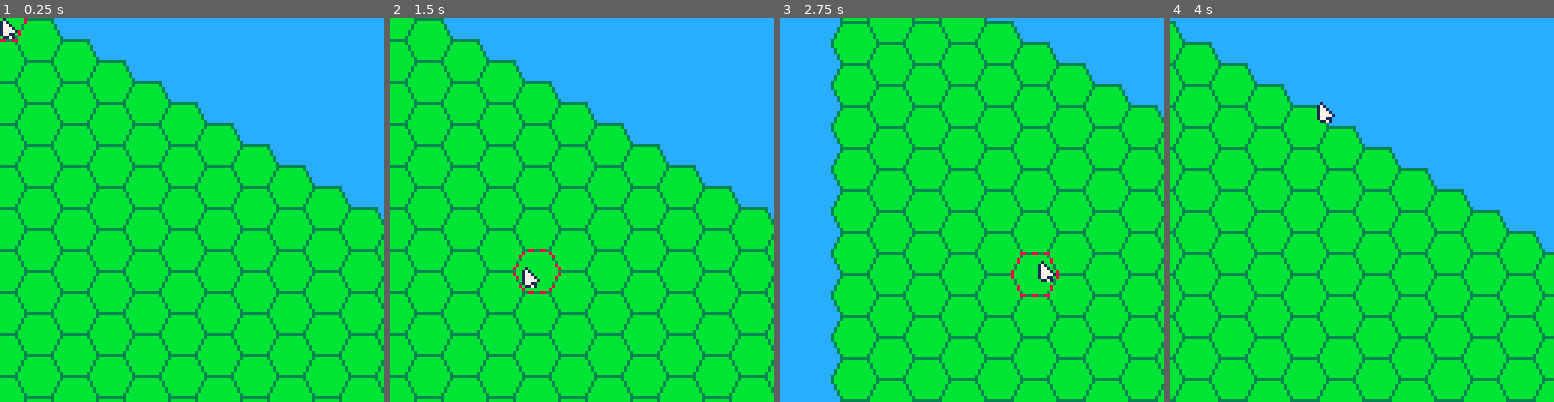
Above: before the commit, frames 1-4 (left to right).
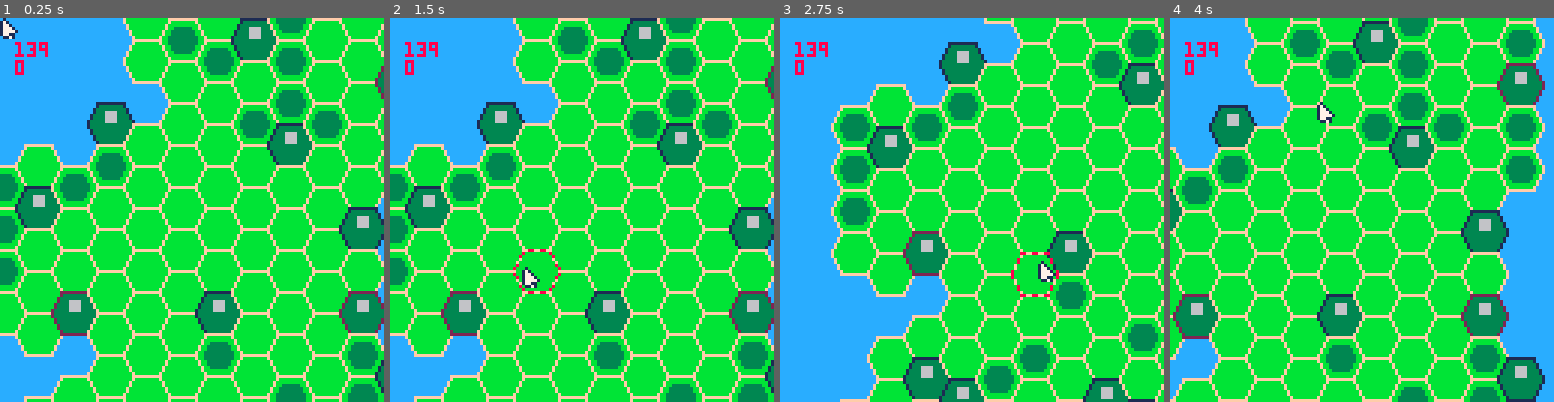
Above: after the commit, the same moments.

Repository: jan-Kulpas/pico8-hexgame
Game: PICO-8 cartridge hextest.p8
Same seed, same stepped clock (60 frames per second), same inputs: the game is played once before the commit and once after it.
Inputs (mouse positions are in pixels of both pictures, inside the frame that each line leads up to):
- Up to frame 1 (0.25 s): no input
- Up to frame 2 (1.5 s): click (459, 121) at 0.67 s; click (520, 267) at 1.22 s
- Up to frame 3 (2.75 s): click (975, 114) at 1.77 s; hold Left 1.97-2.37 s; click (1037, 259) at 2.32 s; hold Down from 2.42 s (still down)
- Up to frame 4 (4 s): release Down at 2.82 s; click (1492, 106) at 2.87 s; hold Right 2.87-3.53 s; click (1254, 256) at 3.42 s; hold Up from 3.58 s (still down); click (1315, 102) at 3.97 s

The runs differ from the first frame. In frame 1, 53% of the frame differs, in the area x 0-100%, y 0-100%; in frame 2, 53%; in frame 3, 38%; in frame 4, 54%.

Commit message:
Initial commits of the local versions

Diff:
--- a/hextest.p8
+++ b/hextest.p8
@@ -5,31 +5,27 @@
 	poke(0x5f2d, 1)
 	log("kurwa",true)
 	debug={}
-
+	tile_tex={1,3,5,7}
+	--map_tiles=split("1001001110111100111000111","")
+	map_tiles=split("000022210001132000001311101122220000211401312210000321111113123011011111112111002211111111211100121111132111200013121111111310002223111112133000111211111112100011111314221100002242200003300000","")
 
 	hexes={}
 	cam_x,cam_y=0,0
 	mx,my=0,0
 
 	--hex array in axial coordinates
-	for q=0,20 do
-		for r=0,10 do
-		 add(hexes,{q=q,r=r})
+	local map_i=1
+	for q=0,11 do
+		for r=0,15 do
+			if(map_tiles[map_i]!=0)add(hexes,{q=q,r=r-flr(q/2)-q%2,s=map_tiles[map_i]})
+			map_i+=1
 		end
 	end
+	debug[1]=#hexes
+	debug[2]=map_tiles[1]
 end
 
-function round(val)
-	return flr(val+.5)
-end
-
-function h2p(hex)
-	local x = hex.q*12
-	local y = hex.r*14+hex.q*7
-	return {x=x,y=y}
-end
-
-function get_hexp()
+function get_hexsel()
 	--finds hex closest to mouse
 	local mindist,minp,d,p=32767
 	for h in all(hexes) do
@@ -72,14 +68,16 @@
 	camera(cam_x,cam_y)
 	for h in all(hexes) do
 		local p=h2p(h)
- 	spr(1,p.x-7,p.y-7,2,2)
-  --pset(p.x,p.y,8)
+ 	spr(tile_tex[h.s],p.x-7,p.y-7,2,2)
+  --pset(p.x,p.y,8) --mark center
+		--print(h.q,p.x-3,p.y-2,2)
+		--print(h.r,p.x+3,p.y-2,1)
 	end
 
 
 	--draw selected hex
-	hexp=get_hexp()
- if(hexp)spr(3+flr(sin(t()*2)+1)*2,hexp.x-7,hexp.y-7,2,2)
+	hexsel=get_hexsel()
+ if(hexsel)spr(33+flr(sin(t()*2)+1)*2,hexsel.x-7,hexsel.y-7,2,2)
 
 	camera()
 
@@ -108,6 +107,17 @@
 function dist(fx,fy,tx,ty)
 	--pythagorean distance between two points
 	return (fx-tx)^2+(fy-ty)^2
+end
+
+function round(val)
+	return flr(val+.5)
+end
+
+function h2p(hex)
+	--returns center pixel of hex
+	local x = hex.q*12
+	local y = hex.r*14+hex.q*7
+	return {x=x,y=y}
 end
 
 
Not shown, changed: 30 lines of the sprite sheet (__gfx__) section of hextest.p8
